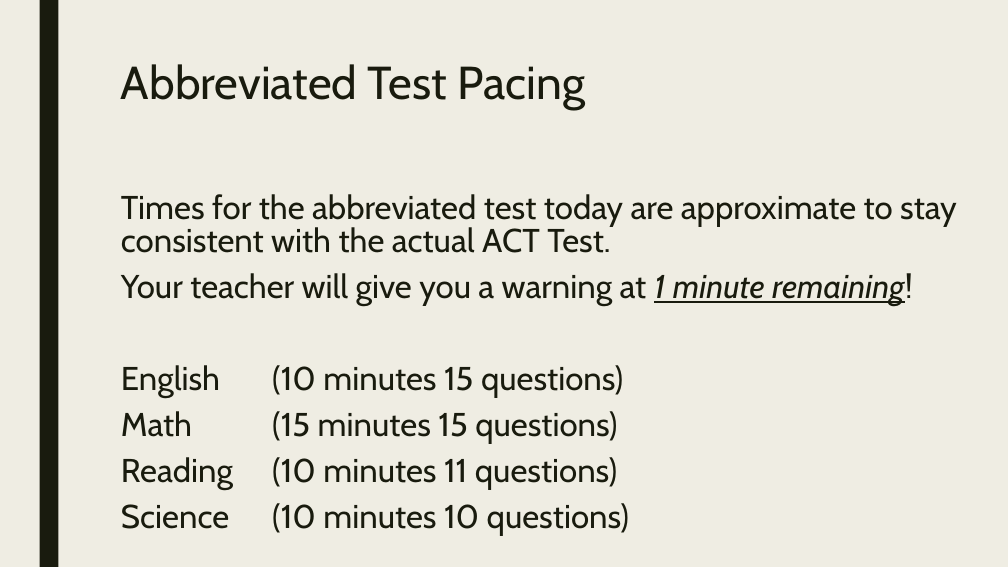
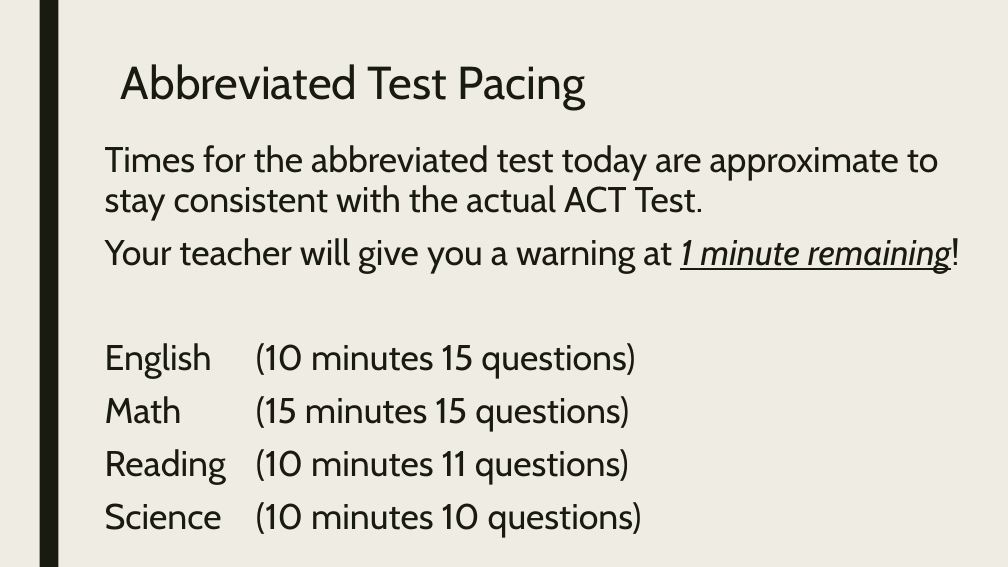
Before and after one commit to codecuddy/pre_calc, a slide deck: slide 5 of _PowerPoints/2nd Semester/Unit 9 ACT/PreCalc_Day_063 ACT Abbreviated Test.pptx (slide 3 before the commit). Drawn at 1008x567 pixels with LibreOffice and Linux fonts; fonts in the diff are those of the drawing. Boxes give left, top, right and bottom in pixels: in the first picture for what was removed or moved away, otherwise in the second. Text is boxed around its words. In the diff, an @@ line names an element or a change of style, - is before the commit and + after.

```diff
--- a/_PowerPoints/2nd Semester/Unit 9 ACT/PreCalc_Day_063 ACT Abbreviated Test.pptx
+++ b/_PowerPoints/2nd Semester/Unit 9 ACT/PreCalc_Day_063 ACT Abbreviated Test.pptx
@@ text "Times for the abbreviated test ...": place and size @@
-text "Times for the abbreviated test ..." at box(121, 194, 957, 535)
+text "Times for the abbreviated test ..." at box(105, 145, 960, 537)
@@ text "Times for the abbreviated test ..." at box(105, 145, 960, 537): size 31.4 to 34 pt; line spacing 0.84 to 0.94 @@
```
Also in this commit, not shown: 3 other slides changed, 2 slides added, 1 other file.
